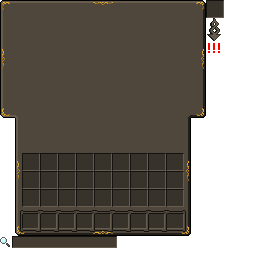
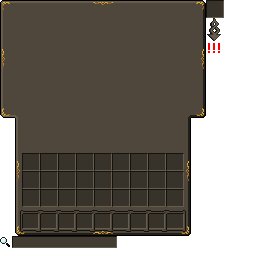
Layer changes from the first 256×256 image to the second:
painted on "icons" over [0, 237, 10, 247]
painted on "search-bar" over [0, 237, 10, 247]
